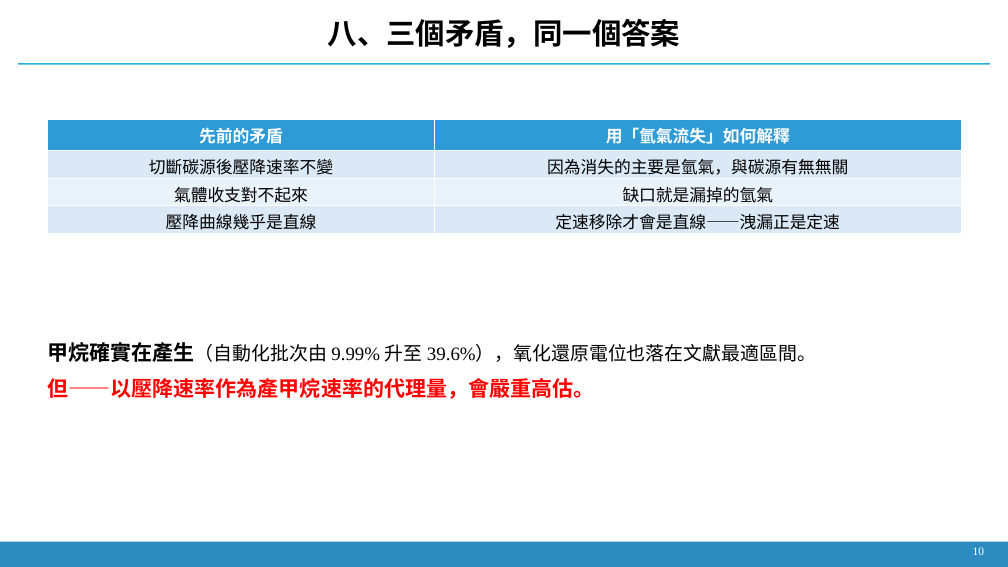
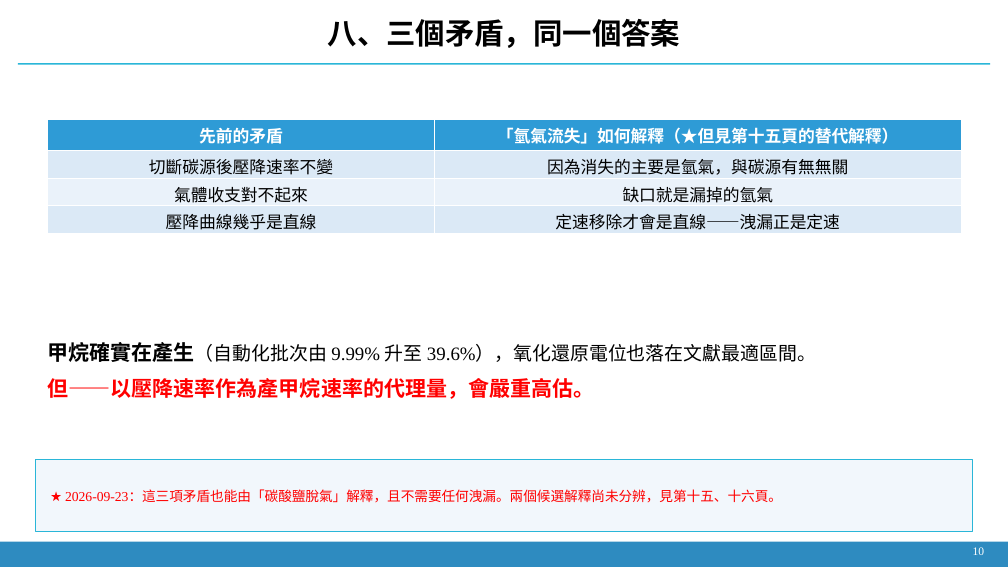
Before and after one commit to Yutou0601/Bioreactor-Edge-AI, a slide deck: slide 9 of docs/decks/簡報_2026-09-21_氫氣流失與壓降歸因.pptx. Drawn at 1008x567 pixels with LibreOffice and Linux fonts; fonts in the diff are those of the drawing. Boxes give left, top, right and bottom in pixels: in the first picture for what was removed or moved away, otherwise in the second. Text is boxed around its words. In the diff, an @@ line names an element or a change of style, - is before the commit and + after.

```diff
--- a/docs/decks/簡報_2026-09-21_氫氣流失與壓降歸因.pptx
+++ b/docs/decks/簡報_2026-09-21_氫氣流失與壓降歸因.pptx
@@ table at (48, 119, 962, 234) @@
-row 1, column 2: 用「氫氣流失」如何解釋
+row 1, column 2: 「氫氣流失」如何解釋（★但見第十五頁的替代解釋）
@@ rectangle added at (36, 460, 972, 531), fill #F2F7FC, outline #2AB6D8 0.75 pt @@
@@ text added at (65, 489, 782, 503), 13 pt, text #FF0000 @@
+★ 2026-09-23：這三項矛盾也能由「碳酸鹽脫氣」解釋，且不需要任何洩漏。兩個候選解釋尚未分辨，見第十五、十六頁。
```
Also in this commit, not shown: 5 other slides changed, 2 slides added, 8 other files.
